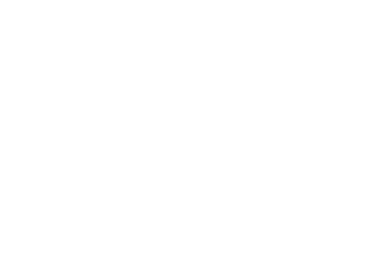
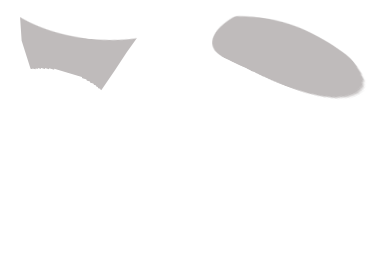
Before/after of a 388 x 267 layered artwork. What changed in the layer stack:
added layer "windsheild" above "Layer 1" over (212, 15, 366, 100)
added layer "rear wing" above "chassis" over (20, 17, 137, 90)
added layer "chassis" above "sketch" over (212, 15, 366, 100)
renamed "chassis_ref" to "sofia_chassis_ref", hid it over (20, 15, 366, 100)
